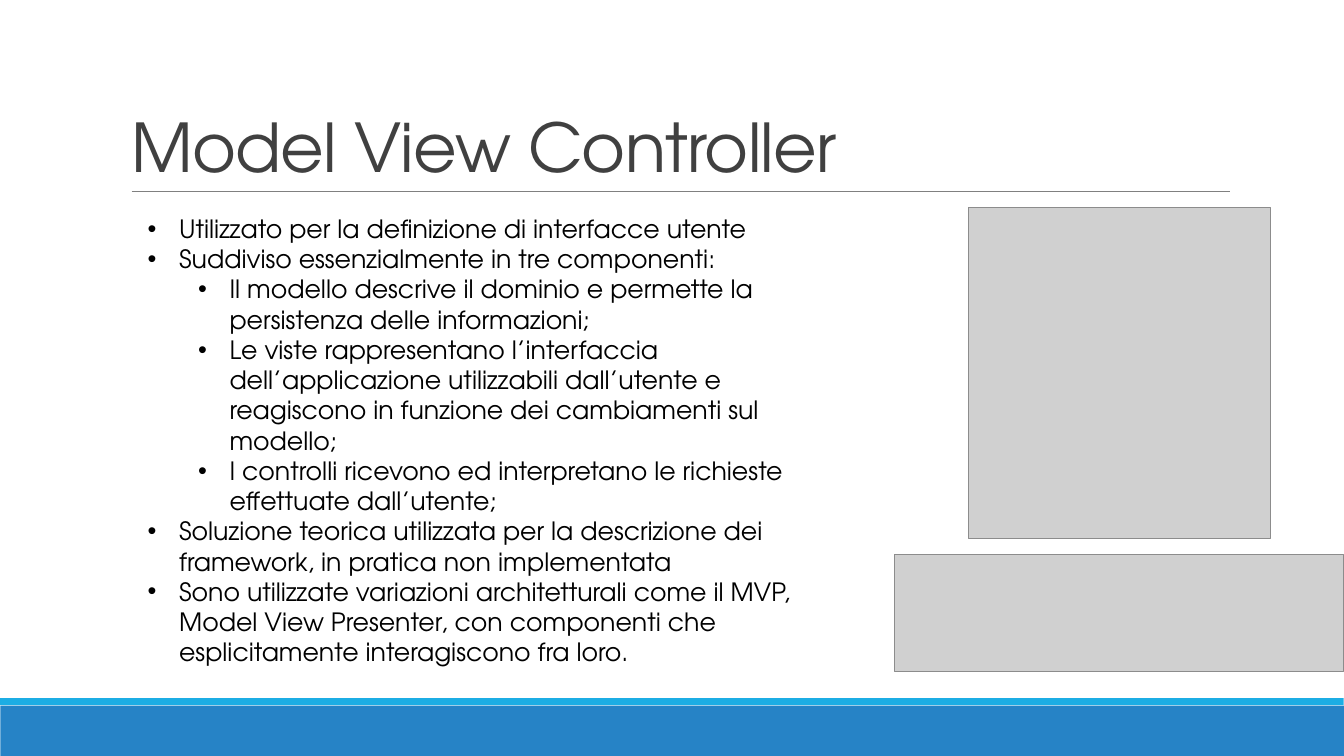
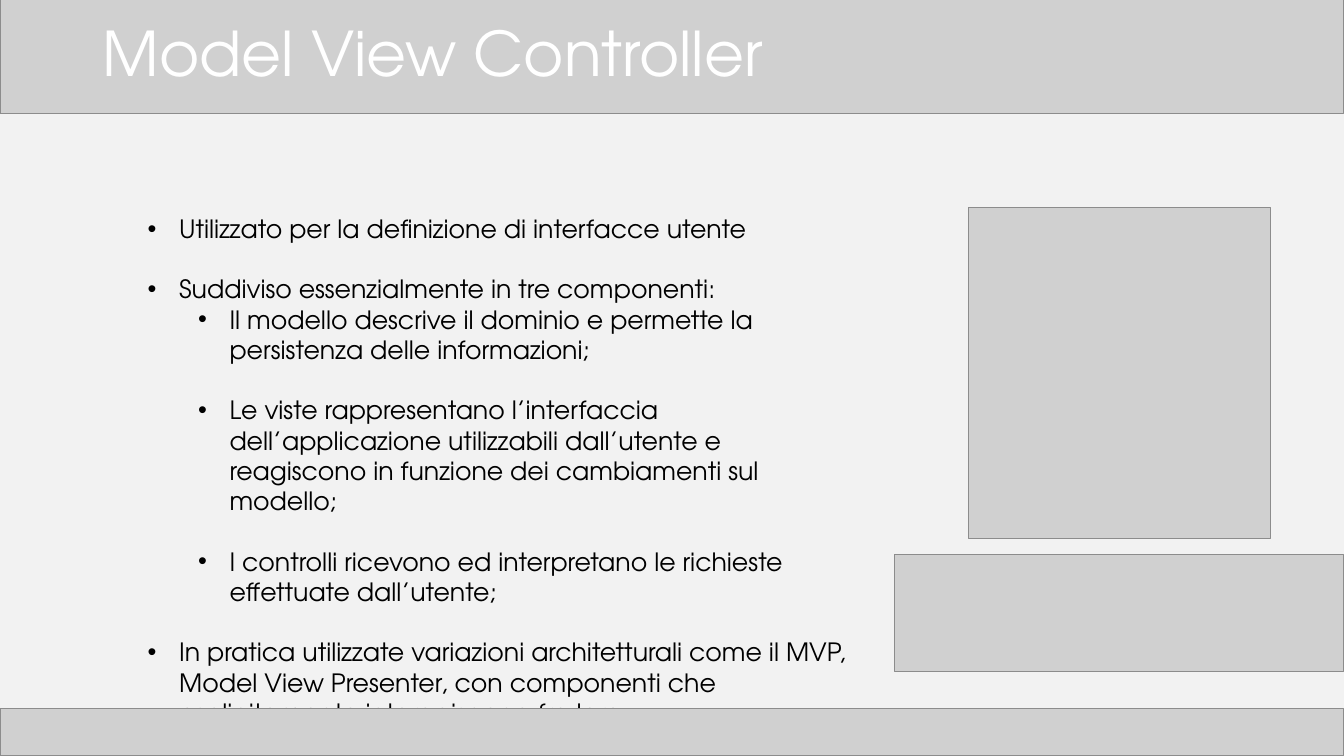
Before and after one commit to TTia/xblog-thesis, a slide deck: slide 3 of Presentazione.pptx. Drawn at 1344x756 pixels with LibreOffice and Linux fonts; fonts in the diff are those of the drawing; grey boxes stand for pictures. Boxes give left, top, right and bottom in pixels: in the first picture for what was removed or moved away, otherwise in the second. Text is boxed around its words. In the diff, an @@ line names an element or a change of style, - is before the commit and + after.

```diff
--- a/Presentazione.pptx
+++ b/Presentazione.pptx
@@ background #FFFFFF to #F2F2F2 @@
@@ picture added at (x1=0, y1=0, x2=1344, y2=114) @@
@@ title "Model View Controller" moved from (x1=131, y1=121, x2=837, y2=192) to (x1=102, y1=30, x2=763, y2=76) @@
@@ title "Model View Controller" at (x1=102, y1=30, x2=763, y2=76): size 48 to 44 pt, text colour #404040 to #FFFFFF, letter spacing -0.5 to 0 pt; line spacing 0.85 to 0.9; vertical alignment bottom to middle @@
@@ line removed from (132, 192) to (1231, 192) @@
@@ text at (x1=179, y1=642, x2=846, y2=709): text changed @@
-• Soluzione teorica utilizzata per la descrizione dei framework, in pratica non implementata
-• Sono utilizzate variazioni architetturali come il MVP, Model View Presenter, con componenti che esplicitamente interagiscono fra loro.
+• In pratica utilizzate variazioni architetturali come il MVP, Model View Presenter, con componenti che esplicitamente interagiscono fra loro.
@@ rectangle removed at (x1=0, y1=706, x2=1344, y2=756) @@
@@ rectangle removed at (x1=0, y1=699, x2=1344, y2=706) @@
@@ picture added at (x1=0, y1=709, x2=1344, y2=756) @@
```
Also in this commit, not shown: 20 other slides changed, 4 other files.
